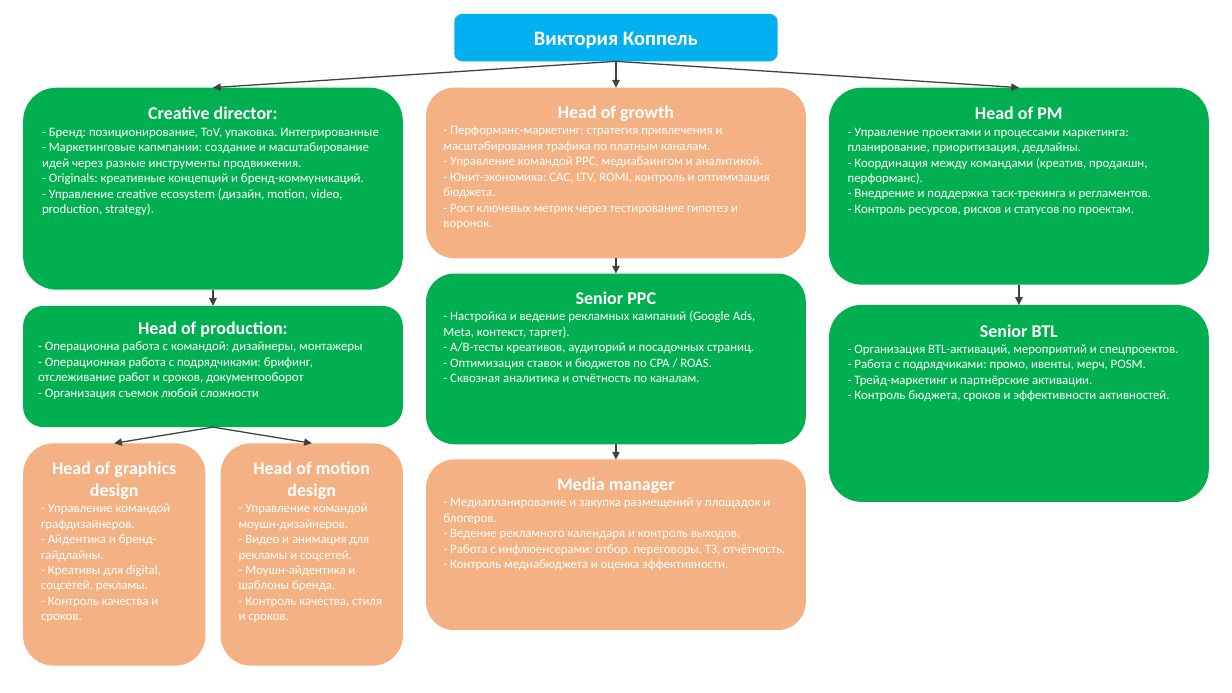
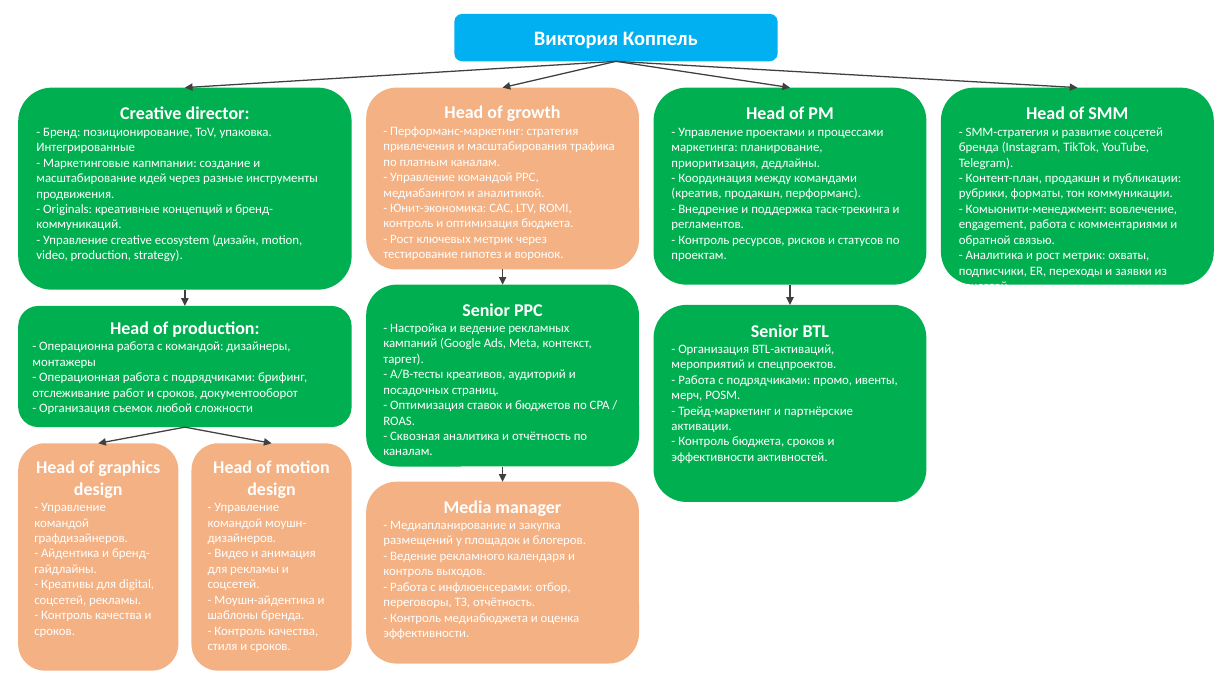
Before and after one commit to victoriakoppel/marketing, a slide deck: slide 1 of Структура команды маркетинга.pptx. Drawn at 1232x693 pixels with LibreOffice and Linux fonts; fonts in the diff are those of the drawing. Boxes give left, top, right and bottom in pixels: in the first picture for what was removed or moved away, otherwise in the second. Text is boxed around its words. In the diff, an @@ line names an element or a change of style, - is before the commit and + after.

```diff
--- a/Структура команды маркетинга.pptx
+++ b/Структура команды маркетинга.pptx
@@ rounded rectangle "Creative director:": place and size @@
-rounded rectangle "Creative director:" at <box>23,88,403,290</box>
+rounded rectangle "Creative director:" at <box>18,88,352,290</box>
@@ arrow moved from (616, 61) - (213, 88) to (616, 61) - (185, 88) @@
@@ rounded rectangle "Head of growth": place and size @@
-rounded rectangle "Head of growth" at <box>426,88,806,259</box>
+rounded rectangle "Head of growth" at <box>366,88,639,270</box>
@@ arrow moved from (616, 61) - (616, 88) to (616, 61) - (503, 88) @@
@@ arrow moved from (616, 61) - (1019, 88) to (616, 61) - (1078, 88) @@
@@ arrow added from (616, 61) to (790, 88), #404040 1 pt @@
@@ rounded rectangle "Head of PM": place and size @@
-rounded rectangle "Head of PM" at <box>829,88,1209,285</box>
+rounded rectangle "Head of PM" at <box>653,88,926,285</box>
@@ rounded rectangle added at <box>941,88,1214,285</box>, fill #00B050, 10 pt, text #FFFFFF @@
+Head of SMM
+- SMM-стратегия и развитие соцсетей бренда (Instagram, TikTok, YouTube, Telegram).
+- Контент-план, продакшн и публикации: рубрики, форматы, тон коммуникации.
+- Комьюнити-менеджмент: вовлечение, engagement, работа с комментариями и обратной связью.
+- Аналитика и рост метрик: охваты, подписчики, ER, переходы и заявки из соцсетей.
@@ arrow moved from (213, 290) - (213, 306) to (185, 290) - (185, 306) @@
@@ rounded rectangle "Senior PPC": place and size @@
-rounded rectangle "Senior PPC" at <box>426,274,806,445</box>
+rounded rectangle "Senior PPC" at <box>366,285,639,467</box>
@@ arrow moved from (1019, 285) - (1019, 305) to (503, 270) - (503, 285) @@
@@ arrow moved from (616, 259) - (616, 274) to (790, 285) - (790, 305) @@
@@ rounded rectangle "Head of production:": place and size @@
-rounded rectangle "Head of production:" at <box>23,306,403,427</box>
+rounded rectangle "Head of production:" at <box>18,306,352,427</box>
@@ rounded rectangle "Senior BTL": place and size @@
-rounded rectangle "Senior BTL" at <box>829,305,1209,502</box>
+rounded rectangle "Senior BTL" at <box>653,305,926,502</box>
@@ rounded rectangle "Head of graphics design": place and size @@
-rounded rectangle "Head of graphics design" at <box>23,444,205,666</box>
+rounded rectangle "Head of graphics design" at <box>18,444,178,671</box>
@@ arrow moved from (213, 427) - (115, 444) to (185, 427) - (98, 444) @@
@@ arrow moved from (213, 427) - (311, 444) to (185, 427) - (272, 444) @@
@@ rounded rectangle "Head of motion design": place and size @@
-rounded rectangle "Head of motion design" at <box>221,444,403,666</box>
+rounded rectangle "Head of motion design" at <box>191,444,351,671</box>
@@ arrow moved from (616, 445) - (616, 459) to (503, 467) - (503, 482) @@
@@ rounded rectangle "Media manager": place and size @@
-rounded rectangle "Media manager" at <box>426,459,806,630</box>
+rounded rectangle "Media manager" at <box>366,482,639,664</box>
```
